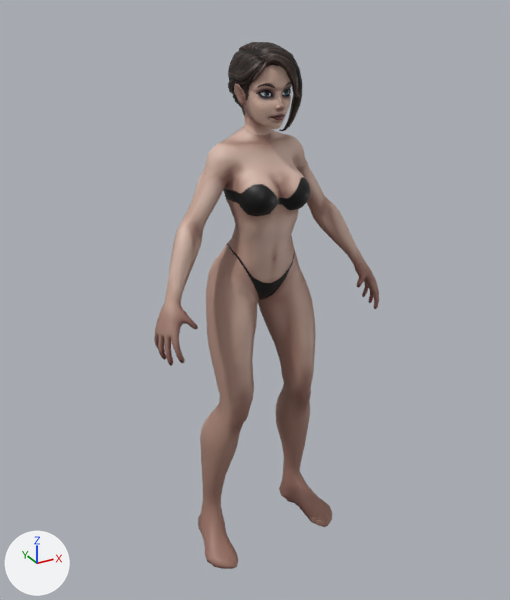
A saved change to the glTF model data/models/player_f.glb.
One viewpoint serves both versions: a 50 mm lens placed at (-1.049, -1.839, 1.872), pointed at (-0.021, 0.031, 0.937). Arrows for +X, +Y and +Z are at lower left; the lights stay in place. The first picture is the older version. Where no turn or scale is listed for an object, it has been applied to the vertices. Vertices at exactly the same position are counted once.

In view in the first picture: 'Body_LP', 'eyes', 'hair_LP_base', 'hair_LP_base.001' and 1 more.
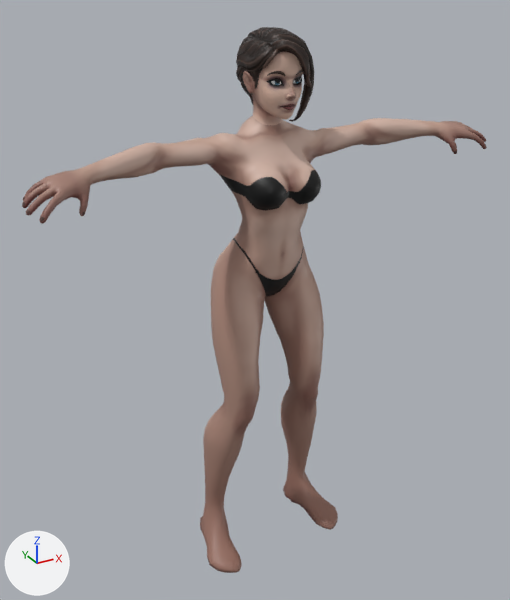
The edits, one by one:
me_plane_013 is used by ob_body_lp; location (0.0, 0.0, 0.0).
me_plane_013 had 3661 vertices, 7318 faces and spanned x -0.41..0.41, y -0.16..0.18, z 0.01..1.72.
me_plane_013 now has 3661 vertices, 7318 faces and spans x -0.75..0.77, y -0.2..0.15, z 0.0..1.76.
me_plane_013 part 1: 3661 of 3661 vertices moved; they spanned x -0.41..0.41, y -0.16..0.18, z 0.01..1.72 and now span x -0.75..0.77, y -0.2..0.15, z 0.0..1.76; mean shift (0.01, -0.03, 0.14).
me_plane_003 is used by ob_eyes; location (0.0, 0.0, 0.0).
me_plane_003 had 196 vertices, 384 faces and spanned x -0.0523..0.0467, y -0.0661..-0.024, z 1.5881..1.6274.
me_plane_003 now has 196 vertices, 384 faces and spans x -0.0435..0.0581, y -0.1072..-0.064, z 1.623..1.6634.
me_plane_003 part 2: the whole mesh is multiplied about its middle by the matrix ((1.026, 0.0, 0.0), (0.0, 1.026, -0.018), (0.0, 0.018, 1.026)), then moved by (0.0101, -0.0406, 0.0355).
me_plane_004 is used by ob_hair_lp_base; location (0.0, 0.0, 0.0).
me_plane_004 had 601 vertices, 1161 faces and spanned x -0.095..0.09, y -0.078..0.168, z 1.493..1.736.
me_plane_004 now has 601 vertices, 1161 faces and spans x -0.087..0.102, y -0.12..0.133, z 1.526..1.776.
me_plane_004 part 3: the whole mesh is turned 1 degrees about the x axis through its middle and scaled by 1.03, then moved by (0.01, -0.038, 0.037).
me_plane_006 is used by ob_hair_lp_base_001; location (0.0, 0.0, 0.0).
me_plane_006 had 107 vertices, 210 faces and spanned x -0.0417..0.0623, y -0.0969..-0.0406, z 1.5891..1.7134.
me_plane_006 now has 107 vertices, 210 faces and spans x -0.0326..0.0741, y -0.14..-0.0827, z 1.6234..1.7513.
me_plane_006 part 4: the whole mesh is multiplied about its middle by the matrix ((1.026, 0.0, 0.0), (0.0, 1.026, -0.018), (0.0, 0.018, 1.026)), then moved by (0.0104, -0.042, 0.0362).

Boxes (x1, y1, x2, y2) around the edits, measured in the pictures (510 x 600 px; the box of a moved part takes in the faces that stretch with it):
'Body_LP', reshaped (106% wider): before (154, 63, 379, 569); after (22, 50, 487, 573)
'hair_LP_base', moved, turned, rescaled: before (228, 42, 302, 131); after (236, 27, 314, 122)
'hair_LP_base.001', reshaped (7% taller): before (262, 53, 300, 98); after (272, 39, 312, 87)
part 2 of me_plane_003, moved or reshaped: before (261, 90, 289, 96); after (271, 79, 300, 85)
